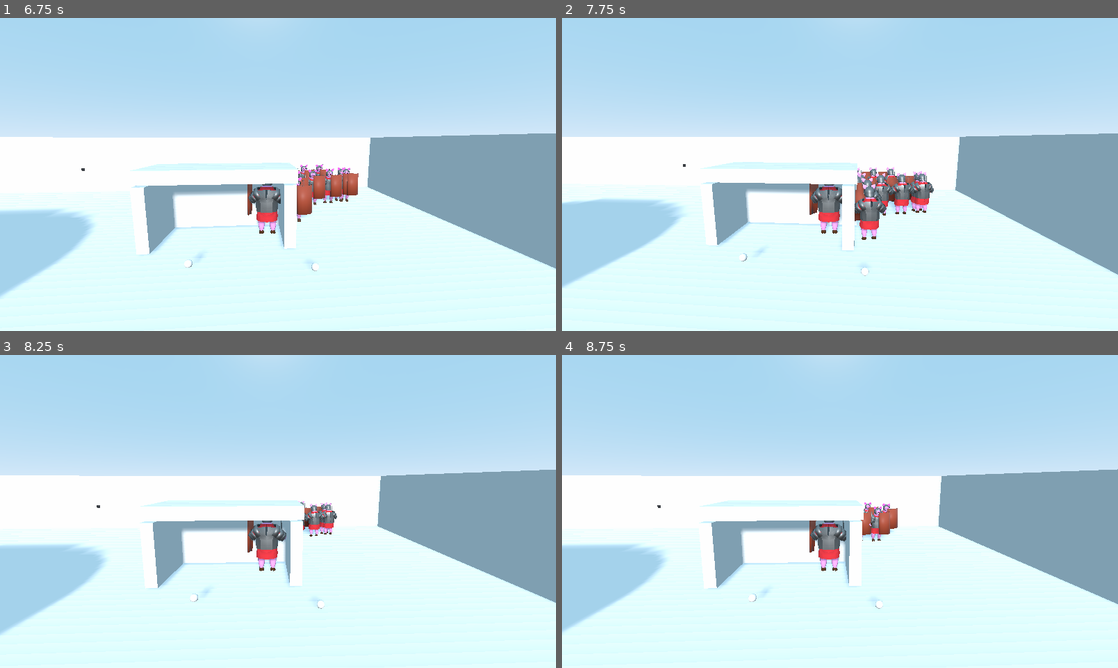
Above: before the commit, frames 1-4 (two rows, left to right).
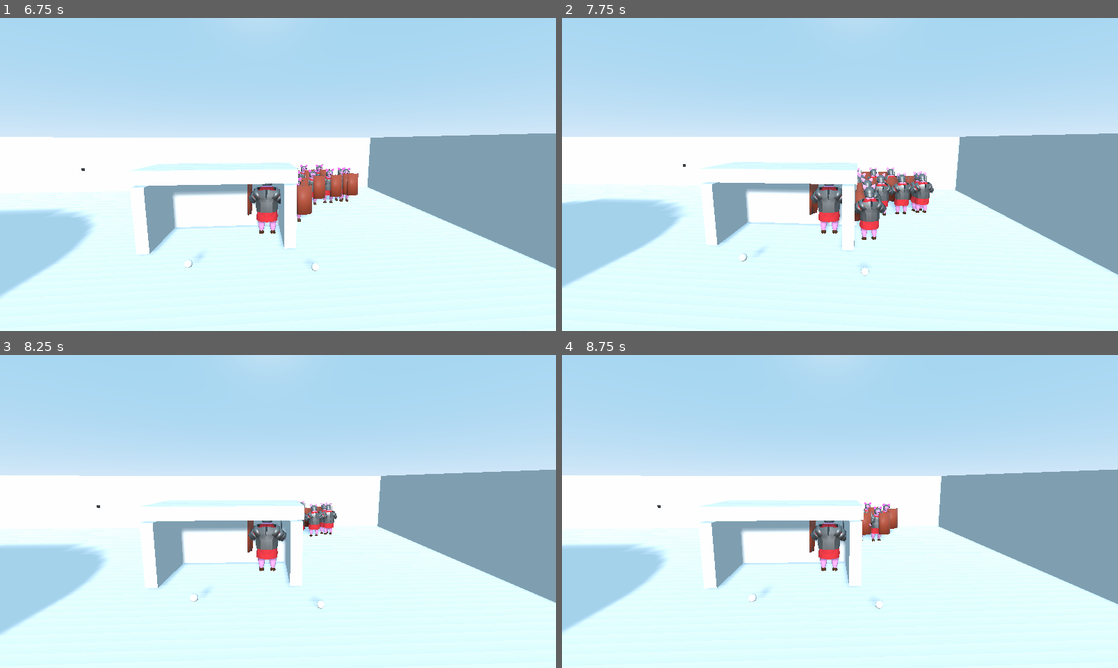
Above: after the commit, the same moments.

Repository: BVenturaDev/War-Pigs
Game: Godot game, scene res://scenes/levels/Test_Level.tscn
Two runs of this game, one before a commit and one after it. Both use one fixed random seed, a clock stepped at 60 frames per second and the inputs below.
Inputs (mouse positions are in pixels of both pictures, inside the frame that each line leads up to):
- Up to frame 1 (6.75 s): tap E (ui_select) at 0.5, 0.77, 1.25, 1.52, 2, 2.75, 3.02, 3.5, 3.77, 4.25, 4.52, 6.02 s; move the mouse to (305, 174) at 0.52 s; hold W (move_forward) 0.53-5.78 s; tap Middle mouse button (charge) at 0.6, 2.85, 5.1 s; click (305, 174) at 0.67 s; move the mouse to (250, 174) at 1.27 s; click (250, 174) at 1.35 s; move the mouse to (289, 168) at 2.02 s; right-click (289, 168) at 2.1 s; move the mouse to (272, 180) at 2.77 s; click (272, 180) at 2.92 s; move the mouse to (316, 177) at 3.52 s; click (316, 177) at 3.6 s; move the mouse to (233, 171) at 4.27 s; right-click (233, 171) at 4.35 s; move the mouse to (283, 174) at 5.02 s; click (283, 174) at 5.17 s; move the mouse to (255, 168) at 5.77 s; hold D (move_right) 5.78-6.53 s; click (255, 168) at 5.85 s; move the mouse to (305, 174) at 6.52 s; hold W (move_forward) from 6.53 s (still down); right-click (305, 174) at 6.6 s
- Up to frame 2 (7.75 s): keep holding W (move_forward); tap E (ui_select) at 6.77, 7.52 s; move the mouse to (812, 174) at 7.27 s; tap Middle mouse button (charge) at 7.35 s; click (812, 174) at 7.42 s
- Up to frame 3 (8.25 s): keep holding W (move_forward); move the mouse to (289, 505) at 8.02 s; click (289, 505) at 8.1 s
- Up to frame 4 (8.75 s): keep holding W (move_forward)

Frame 1 is identical in both runs. In frame 2, less than 0.1% of the frame differs, in the area x 52-58%, y 49-71%; in frame 3, less than 0.1%; in frame 4, less than 0.1%.

Commit message:
In Progress Boar AI
Not Complete. WIP

Diff:
--- a/scenes/components/Enemy.tscn
+++ b/scenes/components/Enemy.tscn
@@ -11,9 +11,8 @@
 radius = 2.3
 height = 6.0
 
-[sub_resource type="CubeMesh" id=3]
-material = ExtResource( 2 )
-size = Vector3( 1, 1, 6 )
+[sub_resource type="SphereShape" id=2]
+radius = 60.0
 
 [node name="Enemy" type="KinematicBody" groups=[
 "Enemies",
@@ -54,4 +53,62 @@
 
 [node name="boar" parent="." instance=ExtResource( 2 )]
 
+[node name="Area" type="Area" parent="."]
+
+[node name="CollisionShape" type="CollisionShape" parent="Area"]
+shape = SubResource( 2 )
+
+[node name="Attack_Timer" type="Timer" parent="."]
+one_shot = true
+
+[node name="Attack_Positiions" type="Spatial" parent="."]
+
+[node name="Pos1" type="Spatial" parent="Attack_Positiions"]
+
+[node name="Position3D" type="Position3D" parent="Attack_Positiions/Pos1"]
+transform = Transform( 1, 0, 0, 0, 1, 0, 0, 0, 1, 0, 0, -6 )
+
+[node name="Pos2" type="Spatial" parent="Attack_Positiions"]
+transform = Transform( 0.707107, 0, 0.707107, 0, 1, 0, -0.707107, 0, 0.707107, 0, 0, 0 )
+
+[node name="Position3D" type="Position3D" parent="Attack_Positiions/Pos2"]
+transform = Transform( 1, 0, 0, 0, 1, 0, 0, 0, 1, 0, 0, -6 )
+
+[node name="Pos3" type="Spatial" parent="Attack_Positiions"]
+transform = Transform( -4.37114e-08, 0, 1, 0, 1, 0, -1, 0, -4.37114e-08, 0, 0, 0 )
+
+[node name="Position3D" type="Position3D" parent="Attack_Positiions/Pos3"]
+transform = Transform( 1, 0, 0, 0, 1, 0, 0, 0, 1, 0, 0, -6 )
+
+[node name="Pos4" type="Spatial" parent="Attack_Positiions"]
+transform = Transform( -0.707107, 0, 0.707107, 0, 1, 0, -0.707107, 0, -0.707107, 0, 0, 0 )
+
+[node name="Position3D" type="Position3D" parent="Attack_Positiions/Pos4"]
+transform = Transform( 1, 0, 0, 0, 1, 0, 0, 0, 1, 0, 0, -6 )
+
+[node name="Pos5" type="Spatial" parent="Attack_Positiions"]
+transform = Transform( -1, 0, -8.74228e-08, 0, 1, 0, 8.74228e-08, 0, -1, 0, 0, 0 )
+
+[node name="Position3D" type="Position3D" parent="Attack_Positiions/Pos5"]
+transform = Transform( 1, 0, 0, 0, 1, 0, 0, 0, 1, 0, 0, -6 )
+
+[node name="Pos6" type="Spatial" parent="Attack_Positiions"]
+transform = Transform( -0.707107, 0, -0.707107, 0, 1, 0, 0.707107, 0, -0.707107, 0, 0, 0 )
+
+[node name="Position3D" type="Position3D" parent="Attack_Positiions/Pos6"]
+transform = Transform( 1, 0, 0, 0, 1, 0, 0, 0, 1, 0, 0, -6 )
+
+[node name="Pos7" type="Spatial" parent="Attack_Positiions"]
+transform = Transform( -4.37114e-08, 0, -1, 0, 1, 0, 1, 0, -4.37114e-08, 0, 0, 0 )
+
+[node name="Position3D" type="Position3D" parent="Attack_Positiions/Pos7"]
+transform = Transform( 1, 0, 0, 0, 1, 0, 0, 0, 1, 0, 0, -6 )
+
+[node name="Pos8" type="Spatial" parent="Attack_Positiions"]
+transform = Transform( 0.707107, 0, -0.707107, 0, 1, 0, 0.707107, 0, 0.707107, 0, 0, 0 )
+
+[node name="Position3D" type="Position3D" parent="Attack_Positiions/Pos8"]
+transform = Transform( 1, 0, 0, 0, 1, 0, 0, 0, 1, 0, 0, -6 )
+
 [connection signal="timeout" from="Search_Timer" to="." method="_on_Search_Timer_timeout"]
+[connection signal="body_entered" from="Area" to="." method="_on_Area_body_entered"]
--- a/scenes/components/Player.tscn
+++ b/scenes/components/Player.tscn
@@ -4,7 +4,6 @@
 [ext_resource path="res://scenes/models/pig.tscn" type="PackedScene" id=2]
 [ext_resource path="res://src/components/Formations.gd" type="Script" id=3]
 [ext_resource path="res://assets/ui/cross_hair.png" type="Texture" id=4]
-
 
 [sub_resource type="CapsuleShape" id=1]
 radius = 2.0
--- a/src/Globals.gd
+++ b/src/Globals.gd
@@ -32,4 +32,4 @@
 	total_currency += value
 
 func decrease_currency(amount: int):
-	total_currency -= abs(amount)
+	total_currency -= int(abs(float(amount)))
--- a/src/components/Enemy.gd
+++ b/src/components/Enemy.gd
@@ -1,32 +1,69 @@
 extends KinematicBody
+
+# States
+enum states {IDLE, CHARGE, ATTACK, KO}
+var state: int = states.IDLE
 
 # Preloads
 var pig_scene = preload("res://scenes/components/Minion.tscn")
 
+# Exports
+export var hit_damage: int = 10
+export var max_speed: float = 300.0
+export var accel: float = 6.0
+
 # Scene Variables
 onready var label = $Recruit_Label
+onready var path_finder = $Path_Finder
+onready var attack_time = $Attack_Timer
 
 # Enemy Variables
 var hp: int = 100
 var alive: bool = true
+var target: Node = null
+var attacking: bool = false
 
 func _on_Search_Timer_timeout():
-	pass # Replace with function body.
+	# Update our path finding
+		if target:
+			path_finder.update_path(target)
+
+func _on_Area_body_entered(body):
+	if state == states.IDLE and not target == null:
+		if body.is_in_group("Minions"):
+			target = body
+			state = states.CHARGE
 
 func _physics_process(var delta: float) -> void:
+	var vel: Vector3 = path_finder.calculate_vel(max_speed, accel, delta)
+	# Do gravity
+	if not is_on_floor():
+		vel.y = Globals.GRAV
+	# Do movement
+	var _v = move_and_slide(vel, Vector3.UP)
+	if state == states.CHARGE and not attacking:
+		for i in get_slide_count():
+			var col = get_slide_collision(i).collider
+			if col.has_method("is_in_group"):
+				if col.is_in_group("Minions") and attack_time.is_stopped():
+					state = states.ATTACK
+
+	# Check if KO'd
 	if hp < 1 and alive:
 		get_tree().call_group("Minions", "enemy_killed", self)
 		alive = false
 		label.visible = true
+		state = states.KO
 
 # Convert to a minion
 func recruit() -> void:
-	var pig = pig_scene.instance()
-	get_parent().add_child(pig)
-	pig.global_transform = global_transform
-	pig.join_formation()
-	get_tree().call_group("Minions", "target_killed", self)
-	queue_free()
+	if state == states.KO:
+		var pig = pig_scene.instance()
+		get_parent().add_child(pig)
+		pig.global_transform = global_transform
+		pig.join_formation()
+		get_tree().call_group("Minions", "target_killed", self)
+		queue_free()
 
 
 
--- a/src/tools/Viewport.gd
+++ b/src/tools/Viewport.gd
@@ -2,5 +2,5 @@
 
 extends Viewport
 
-func _process(var delta: float) -> void:
+func _process(var _delta: float) -> void:
 	size = get_child(0).rect_size
Not shown: 1 places in scenes/components/Enemy.tscn that only renumber resources
